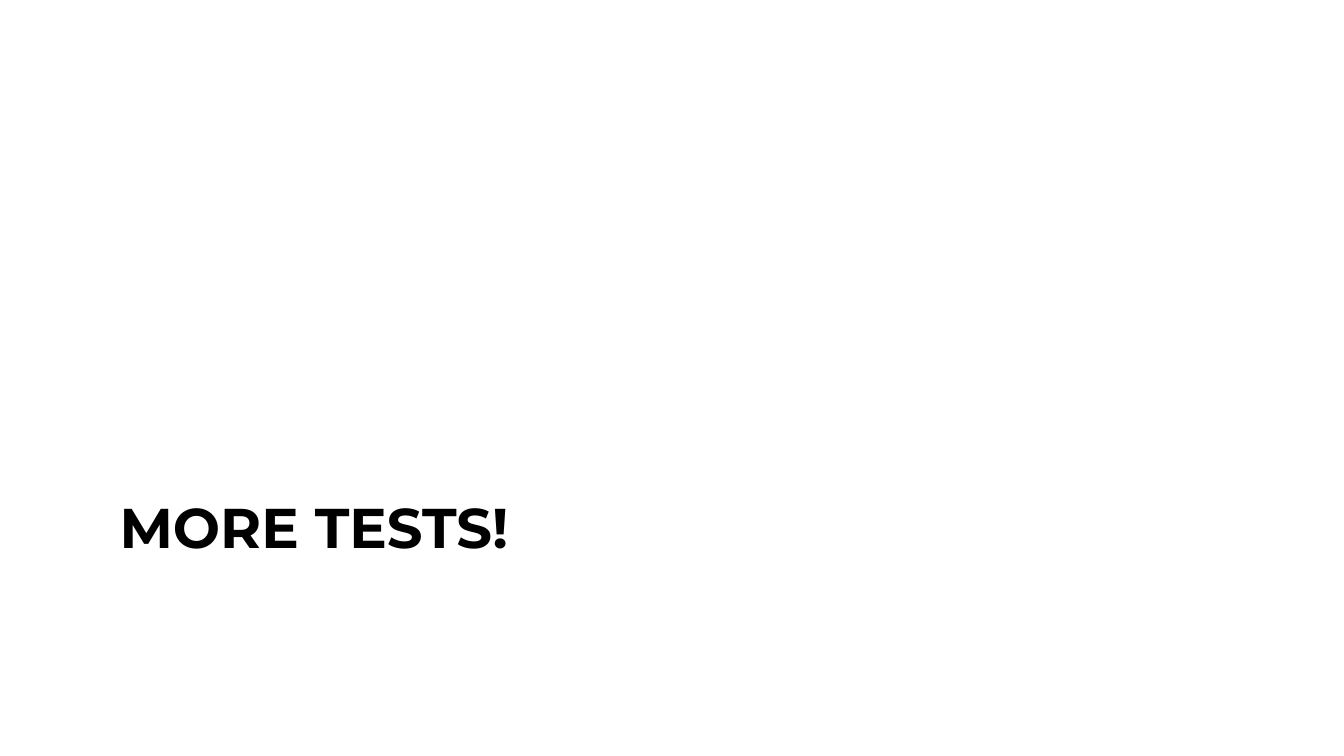
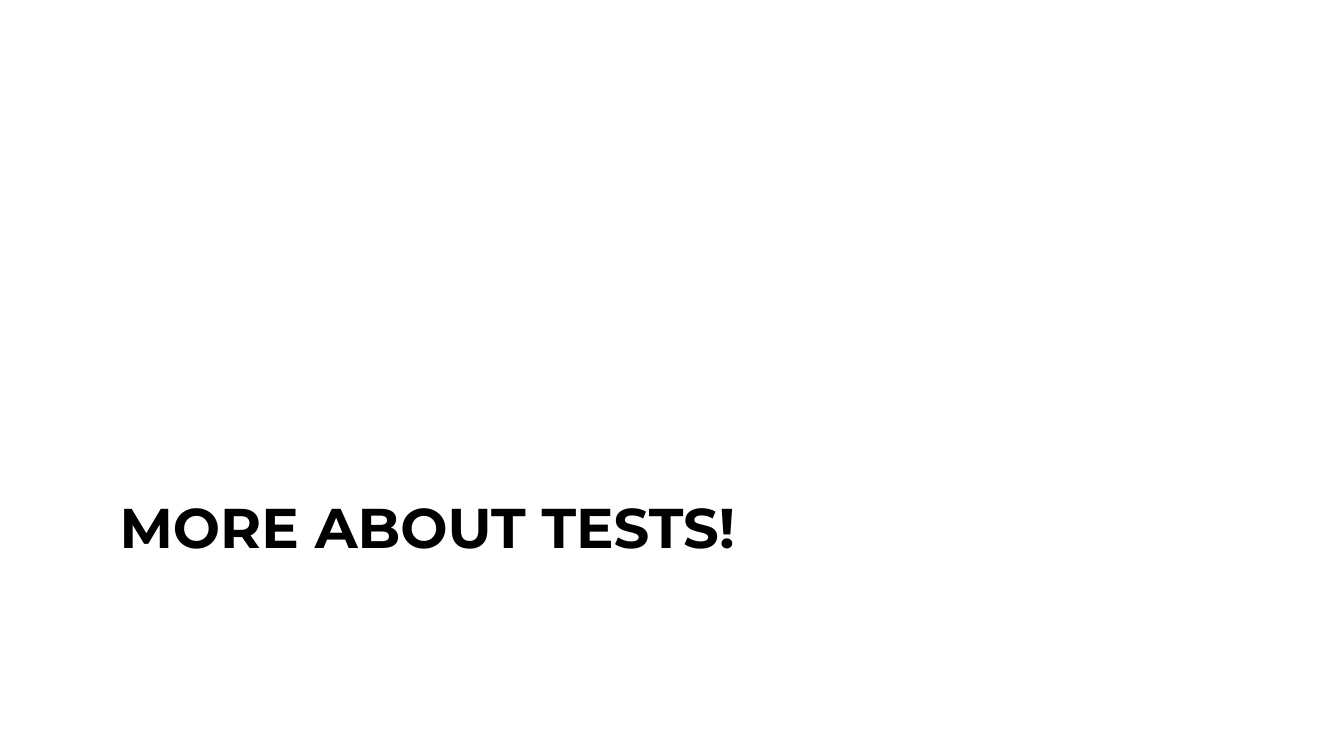
Before and after one commit to fhdsl/DaSEH, a slide deck: slide 77 of modules/Statistics/Statistics.pptx. Drawn at 1344x756 pixels with LibreOffice and Linux fonts; fonts in the diff are those of the drawing. Boxes give left, top, right and bottom in pixels: in the first picture for what was removed or moved away, otherwise in the second. Text is boxed around its words. In the diff, an @@ line names an element or a change of style, - is before the commit and + after.

```diff
--- a/modules/Statistics/Statistics.pptx
+++ b/modules/Statistics/Statistics.pptx
@@ title at [120,508,735,549]: text changed @@
-MORE TESTS!
+MORE ABOUT TESTS!
```
Also in this commit, not shown: 1 other slide changed, 8 other files.
